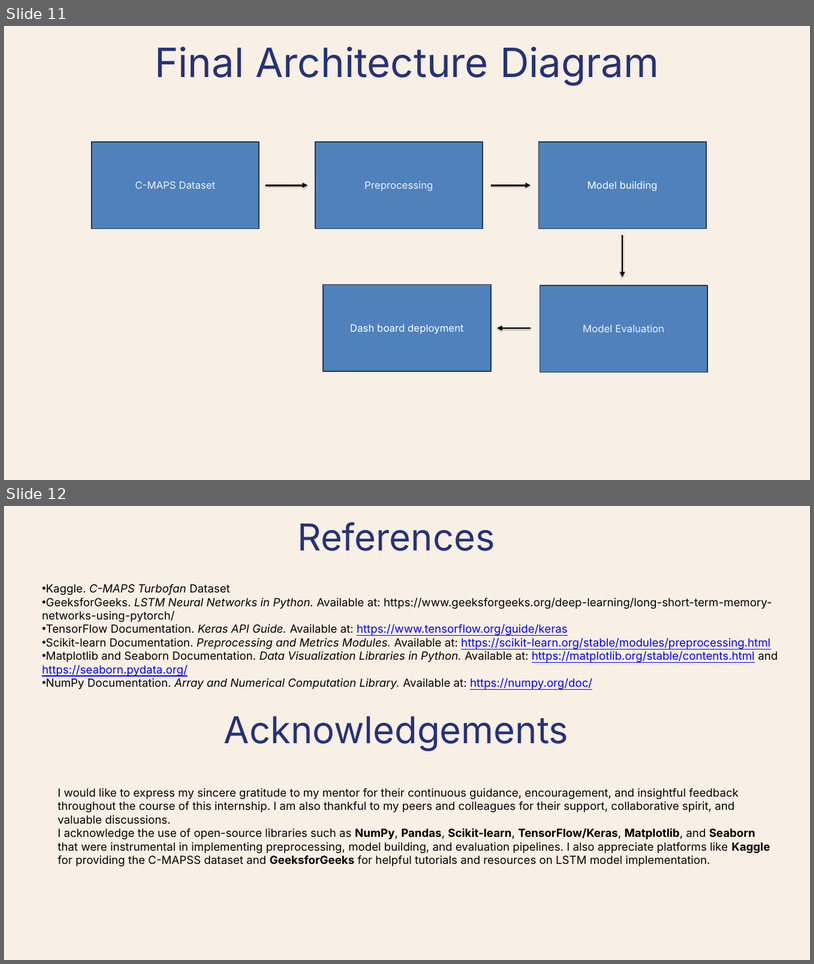
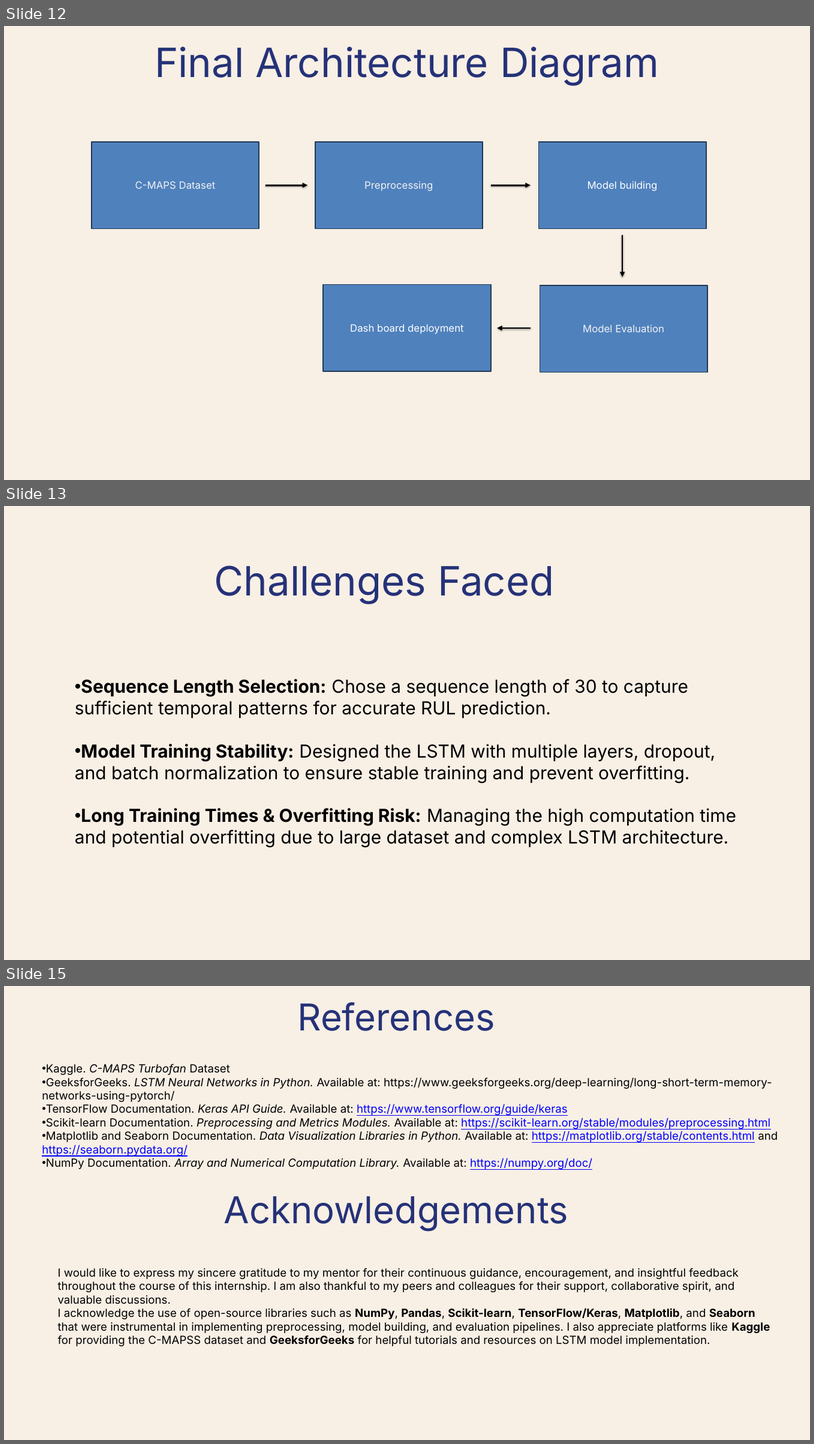
Before and after one commit to PrognosAI-INF-SB/Chivukula-Sai-Rithivik, a slide deck: final_drafts/final_ppt.pptx. Shown one above the other, each under a label of ours: slides 11 and 12 before the commit, slides 12, 13 and 15 after it; the slides between them are not shown. The pictures are 814x964 and 814x1444 pixels, drawn with LibreOffice and Linux fonts; fonts in the diff are those of the drawing. Boxes give left, top, right and bottom in pixels: in the first picture for what was removed or moved away, otherwise in the second. Text is boxed around its words. In the diff, an @@ line names an element or a change of style, - is before the commit and + after.

```diff
--- a/final_drafts/final_ppt.pptx
+++ b/final_drafts/final_ppt.pptx
@@ slide 13 added at [4,506,810,960], background #F8EFE5 @@
@@ text added at [215,565,554,604], 72 pt, text #253278 @@
+Challenges Faced
@@ text added at [75,679,737,847], 32 pt, text #000000 @@
+• Sequence Length Selection: Chose a sequence length of 30 to capture sufficient temporal patterns for accurate RUL prediction.
+• Model Training Stability: Designed the LSTM with multiple layers, dropout, and batch normalization to ensure stable training and prevent overfitting.
+• Long Training Times & Overfitting Risk: Managing the high computation time and potential overfitting due to large dataset and complex LSTM architecture.
@@ what was slide 11 is now slide 12 @@
@@ what was slide 12 is now slide 15 @@
```
Also in this commit, not shown: 7 slides changed, 2 other slides added.
